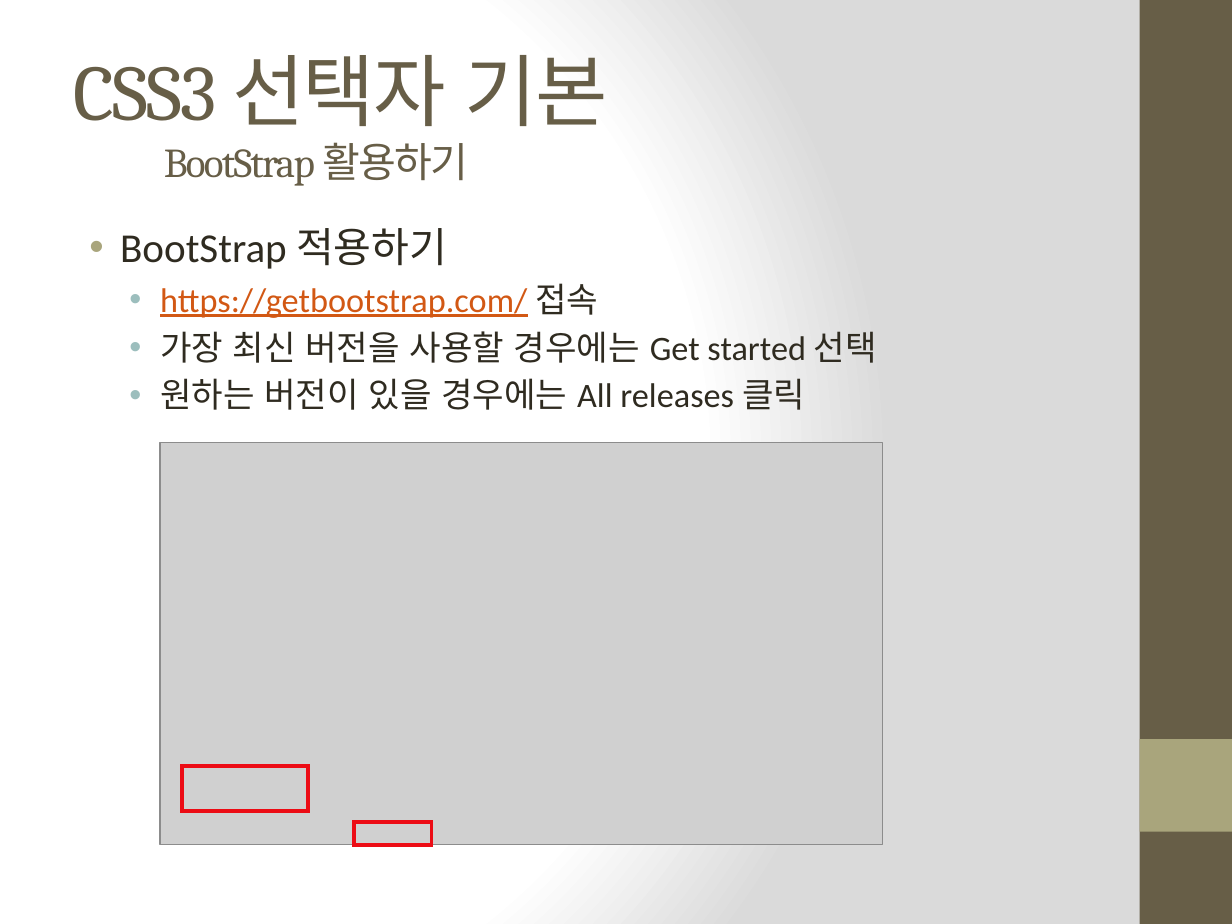
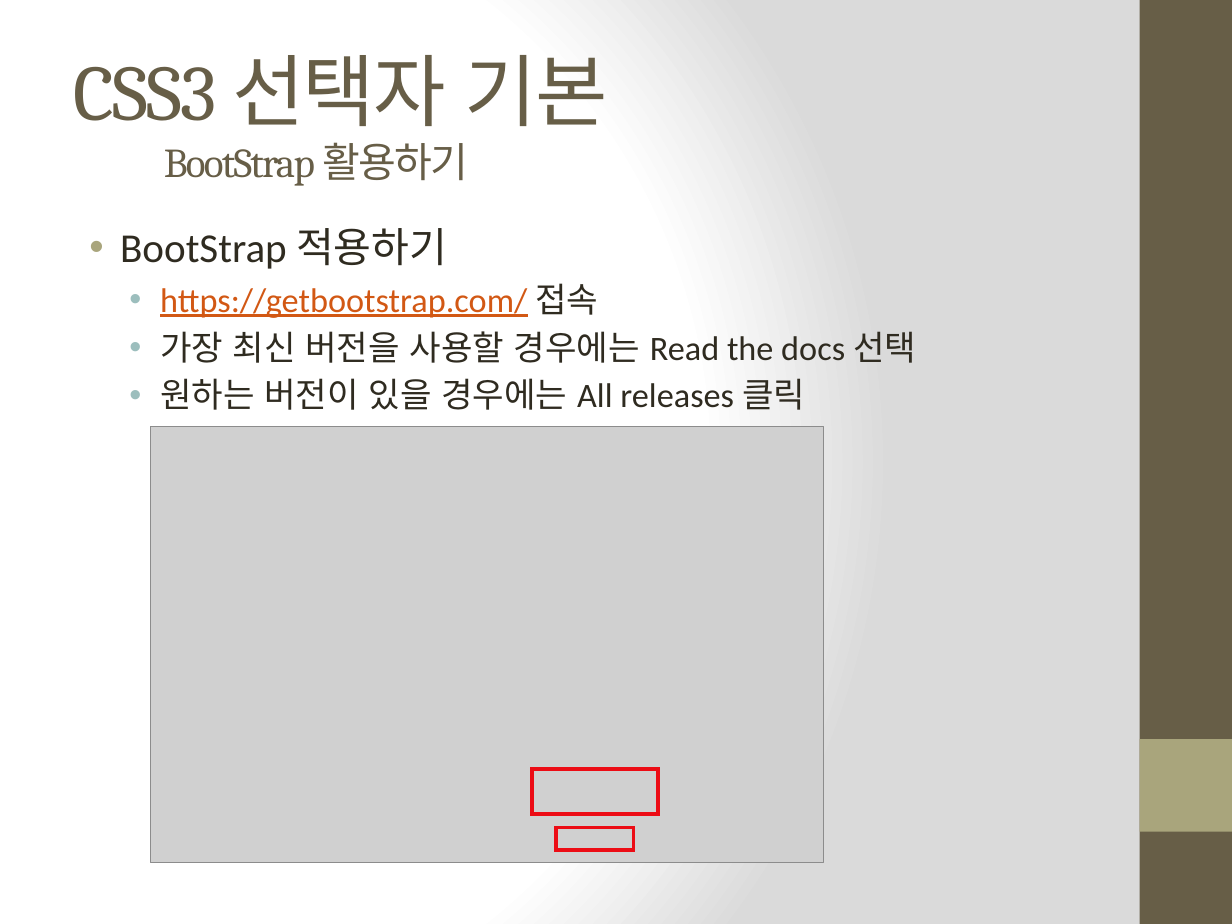
Before and after one commit to DongJoonLeeDJ/AI_305_7_20220627, a slide deck: slide 4 of html_djlee/화면 구현_css선택자를 활용한 BootStrap 활용하기.pptx. Drawn at 1232x924 pixels with LibreOffice and Linux fonts; fonts in the diff are those of the drawing; grey boxes stand for pictures; background and template pictures are left out. Boxes give left, top, right and bottom in pixels: in the first picture for what was removed or moved away, otherwise in the second. Text is boxed around its words. In the diff, an @@ line names an element or a change of style, - is before the commit and + after.

```diff
--- a/html_djlee/화면 구현_css선택자를 활용한 BootStrap 활용하기.pptx
+++ b/html_djlee/화면 구현_css선택자를 활용한 BootStrap 활용하기.pptx
@@ text at box(160, 331, 916, 363): text changed @@
-  • 가장 최신 버전을 사용할 경우에는 Get started 선택
+  • 가장 최신 버전을 사용할 경우에는 Read the docs 선택
@@ picture: place and size @@
-picture at box(160, 442, 882, 844)
+picture at box(150, 426, 823, 862)
@@ rectangle: place and size @@
-rectangle at box(182, 765, 308, 811)
+rectangle at box(532, 769, 658, 814)
@@ rectangle: place and size @@
-rectangle at box(354, 822, 431, 845)
+rectangle at box(556, 828, 633, 851)
```
Also in this commit, not shown: 1 slide added, 3 other files.
